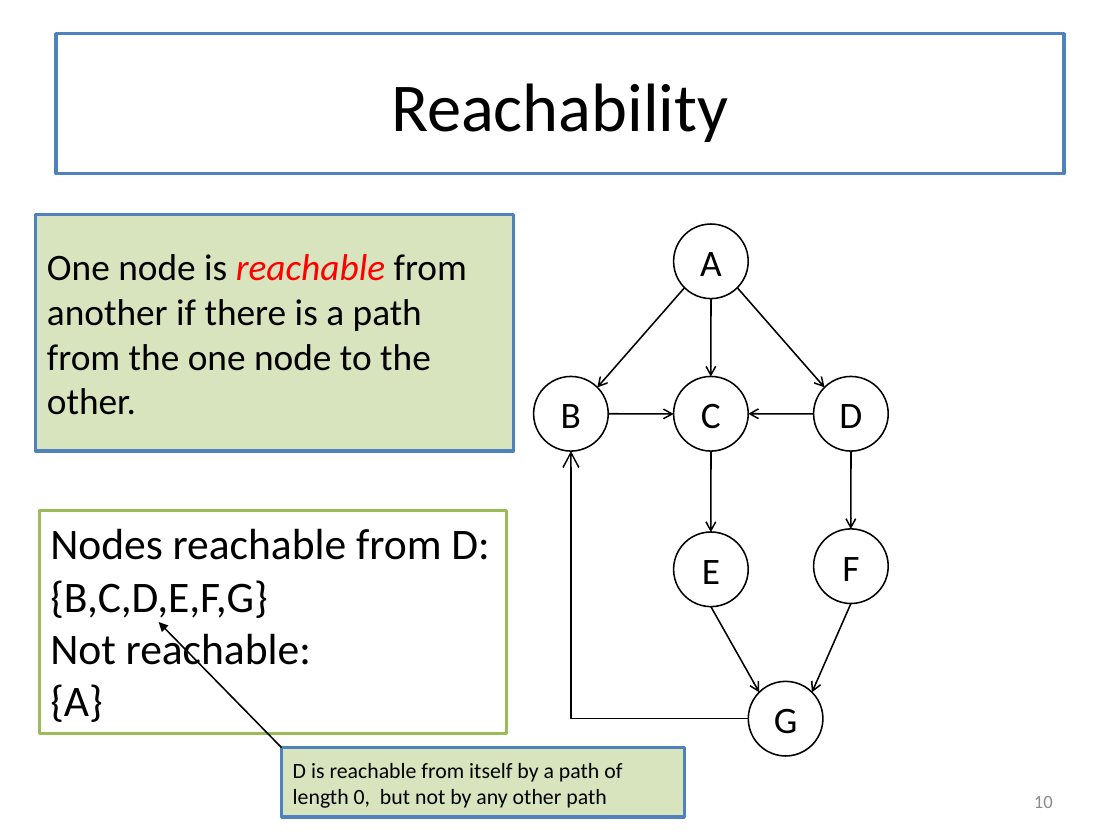
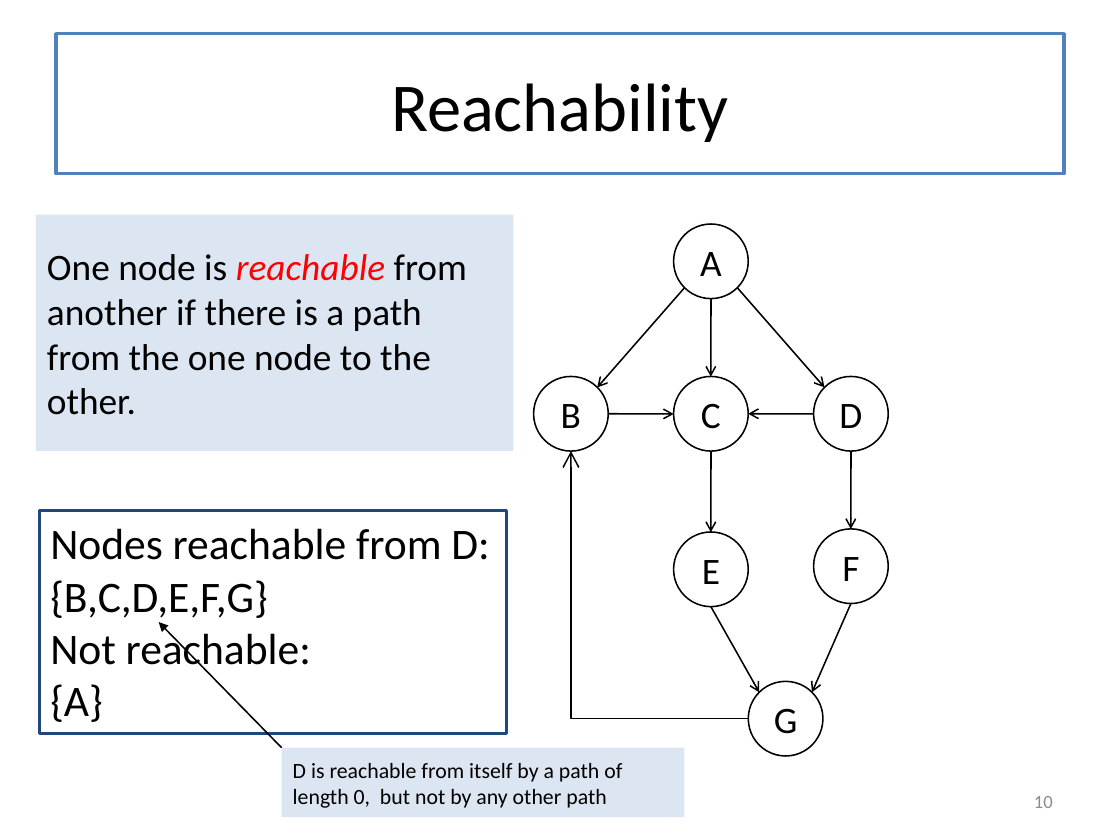
Before and after one commit to mwand/cs5010f16, a slide deck: slide 10 of Slides/Lesson 8.5 Searching in a Graph.pptx. Drawn at 1120x840 pixels with LibreOffice and Linux fonts; fonts in the diff are those of the drawing. Boxes give left, top, right and bottom in pixels: in the first picture for what was removed or moved away, otherwise in the second. Text is boxed around its words. In the diff, an @@ line names an element or a change of style, - is before the commit and + after.

```diff
--- a/Slides/Lesson 8.5 Searching in a Graph.pptx
+++ b/Slides/Lesson 8.5 Searching in a Graph.pptx
@@ rectangle "One node is reachable from ..." at (36,215,513,451): fill #D7E4BD to #DCE6F2; outline #4F81BD 2 pt to none @@
@@ rectangle "Nodes reachable from D:" at (39,511,506,734): outline #9BBB59 2 pt to #1F497D 2 pt @@
@@ rectangle "D is reachable from itself ..." at (281,748,684,818): fill #D7E4BD to #DCE6F2; outline #4F81BD 2 pt to none @@
```
Also in this commit, not shown: 5 other slides changed, 2 slides added, 4 slides removed, 6 other files.
